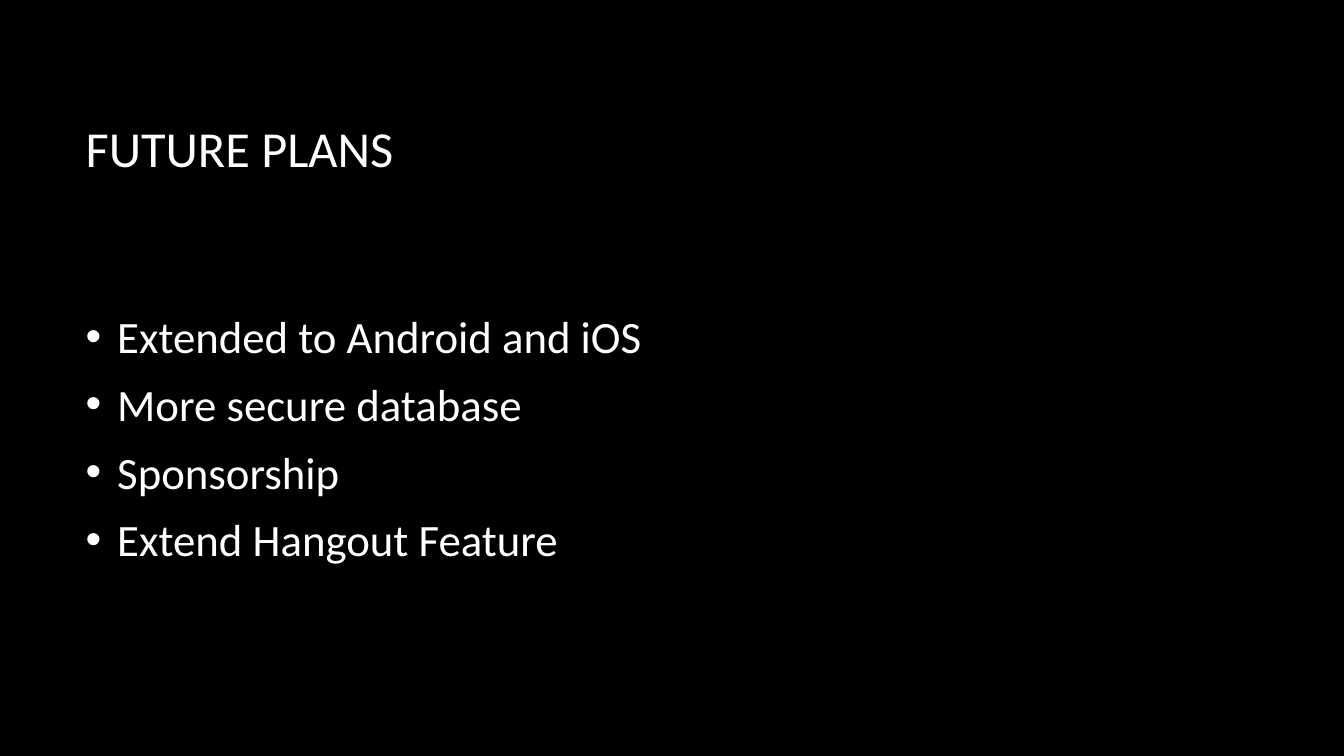
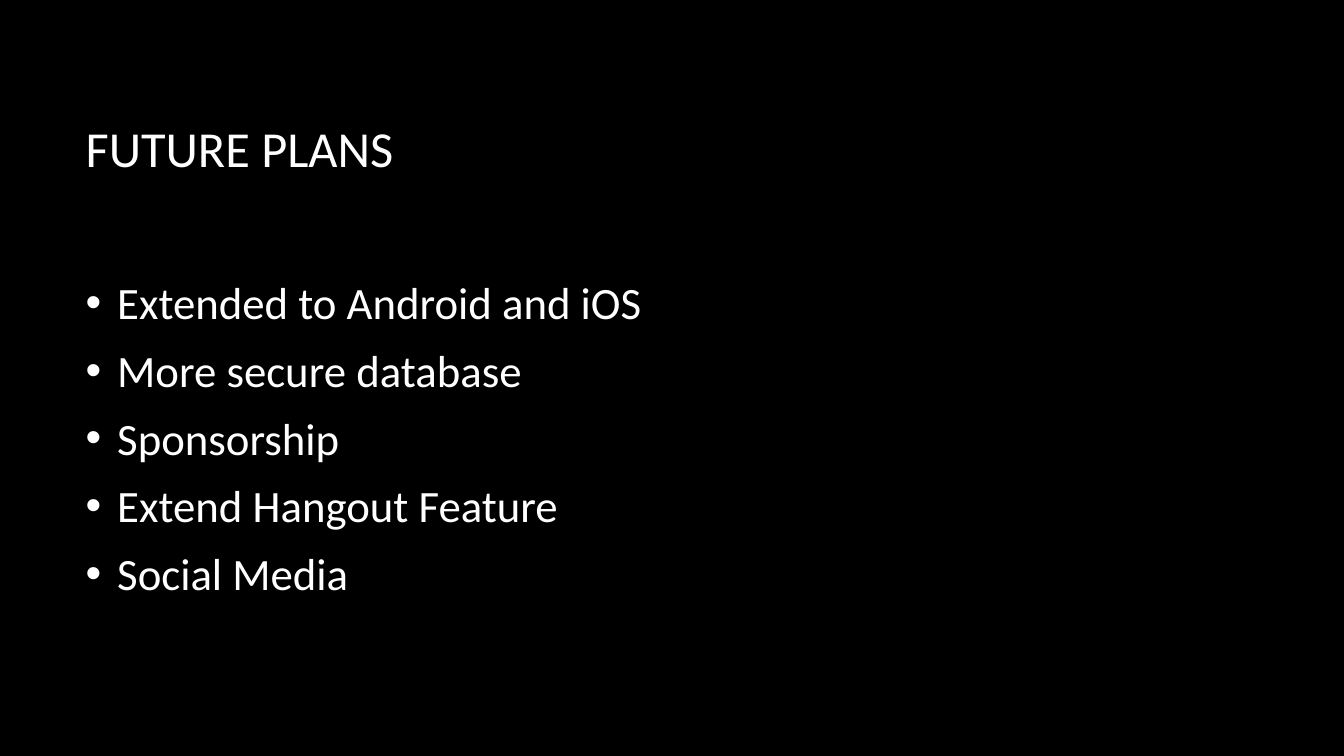
Before and after one commit to Tampa2016/team-2, a slide deck: slide 7 of noLimit (Team-2).pptx (slide 8 before the commit). Drawn at 1344x756 pixels with LibreOffice and Linux fonts; fonts in the diff are those of the drawing; background and template pictures are left out. Boxes give left, top, right and bottom in pixels: in the first picture for what was removed or moved away, otherwise in the second. Text is boxed around its words. In the diff, an @@ line names an element or a change of style, - is before the commit and + after.

```diff
--- a/noLimit (Team-2).pptx
+++ b/noLimit (Team-2).pptx
@@ text at <box>117,559,348,591</box>: paragraph added @@
+• Social Media
```
Also in this commit, not shown: 1 slide removed, 1 other file.
